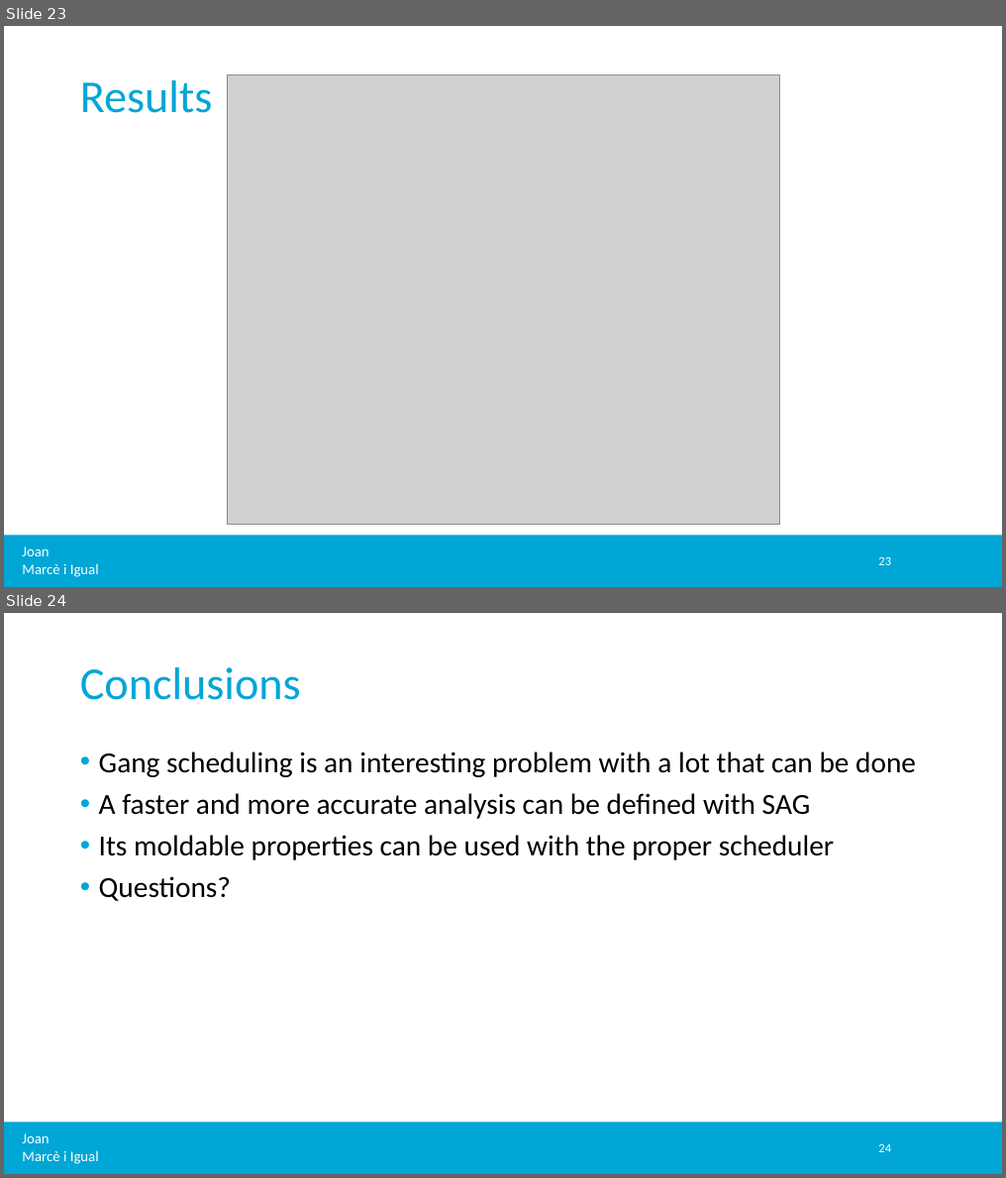
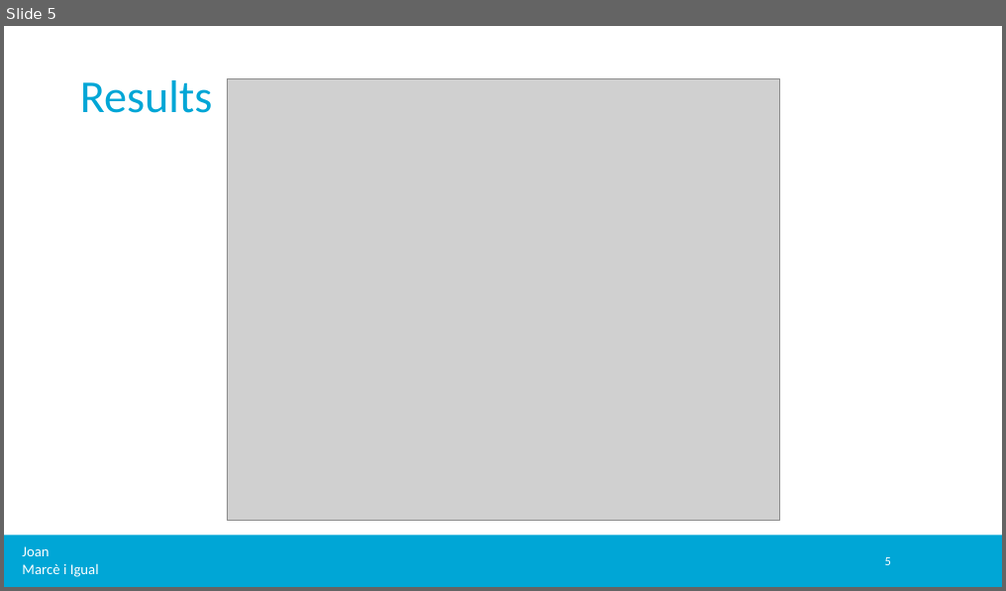
Before and after one commit to jmigual/APATeoria, a slide deck: Notes/TFM_presentations/2020_03_09/2020_03_09.pptx. Shown one above the other, each under a label of ours: slides 23 and 24 before the commit, slide 5 after it. The pictures are 1006x1178 and 1006x591 pixels, drawn with LibreOffice and Linux fonts; fonts in the diff are those of the drawing; grey boxes stand for pictures; background and template pictures are left out. Boxes give left, top, right and bottom in pixels: in the first picture for what was removed or moved away, otherwise in the second. Text is boxed around its words. In the diff, an @@ line names an element or a change of style, - is before the commit and + after.

```diff
--- a/Notes/TFM_presentations/2020_03_09/2020_03_09.pptx
+++ b/Notes/TFM_presentations/2020_03_09/2020_03_09.pptx
@@ slide 24 removed at box(4, 613, 1002, 1174), background #FFFFFF; not listed: 2 template elements that a slide beside it also shows @@
@@ title removed at box(80, 667, 301, 700) @@
-Conclusions
@@ text removed at box(99, 752, 916, 901) @@
-• Gang scheduling is an interesting problem with a lot that can be done
-• A faster and more accurate analysis can be defined with SAG
-• Its moldable properties can be used with the proper scheduler
-• Questions?
@@ page number removed at box(878, 1145, 891, 1153) @@
-24
@@ what was slide 23 is now slide 5 @@
@@ slide 5 changed as well @@
@@ picture: place and size @@
-picture at box(227, 75, 779, 525)
+picture at box(227, 78, 779, 521)
@@ page number at box(885, 558, 891, 566): text changed @@
-23
+5
```
Also in this commit, not shown: 1 other slide changed, 5 slides added, 21 other slides removed.
